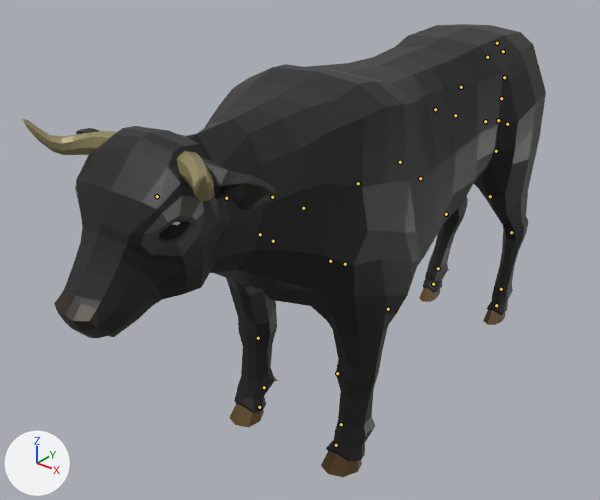
The glTF model demo/animals/Bull.glb: old version first, new version second.
One viewpoint serves both versions: a 50 mm lens placed at (5.29, -8.57, 6.66), pointed at (-0.83, -0.91, 1.91). The axes (+X, +Y, +Z) are drawn at lower left. The lights are the same throughout. The first picture is the older version. The bones that change, and the others that lie on the model, are drawn over the model as lines.

Names of what the first picture shows: 'Cow'.
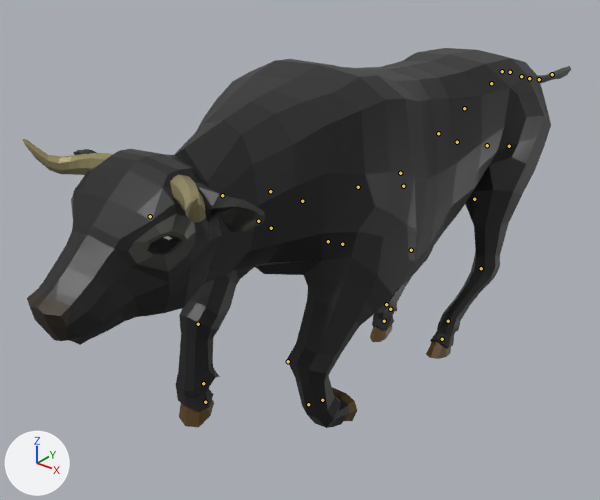
The newer file adds an action. The first version stands in its rest pose; the second is drawn at frame 7 of the action 'AnimalArmature|Gallop'.

What differs and where, as boxes [x1, y1, x2, y2] in the pictures (600 x 500 px):
'Cow', posed (16% shorter): before [22, 24, 546, 477]; after [22, 48, 571, 428]
bone 'Body', root to tip: before (388, 309) to (388, 306); after (390, 309) to (390, 306)
bone 'Back', root to tip: before (487, 57) to (487, 57); after (491, 83) to (491, 83)
bone 'Neck1', root to tip: before (303, 208) to (303, 207); after (302, 201) to (302, 201)
bone 'Neck2', root to tip: before (272, 197) to (272, 197); after (270, 191) to (270, 191)
bone 'Neck3', root to tip: before (226, 198) to (226, 198); after (222, 195) to (222, 195)
bone 'Head', root to tip: before (157, 196) to (156, 197); after (150, 216) to (149, 217)
bone 'FrontShoulder.L', root to tip: before (330, 261) to (331, 261); after (328, 241) to (328, 241)
bone 'FrontUpperLeg.L', root to tip: before (345, 264) to (345, 265); after (342, 244) to (342, 245)
bone 'FrontLowerLeg.L', root to tip: before (337, 373) to (337, 374); after (288, 361) to (288, 362)
bone 'FrontShoulder.R', root to tip: before (273, 241) to (272, 240); after (271, 228) to (270, 227)
bone 'FrontUpperLeg.R', root to tip: before (260, 234) to (260, 235); after (258, 221) to (257, 222)
bone 'FrontLowerLeg.R', root to tip: before (258, 338) to (258, 339); after (198, 324) to (198, 325)
bone 'BackShoulder.L', root to tip: before (485, 121) to (486, 121); after (487, 145) to (487, 145)
bone 'BackLeg.L', root to tip: before (507, 124) to (507, 125); after (509, 146) to (508, 146)
bone 'BackUpperLeg.L', root to tip: before (490, 196) to (490, 197); after (474, 199) to (474, 199)
bone 'BackLowerLeg.L', root to tip: before (511, 232) to (511, 233); after (481, 268) to (480, 269)
bone 'BackShoulder.R', root to tip: before (455, 115) to (455, 115); after (457, 142) to (456, 142)
bone 'BackLeg.R', root to tip: before (435, 109) to (435, 110); after (438, 133) to (438, 134)
bone 'BackUpperLeg.R', root to tip: before (420, 178) to (421, 179); after (403, 186) to (403, 186)
bone 'BackLowerLeg.R', root to tip: before (446, 214) to (446, 214); after (411, 250) to (410, 250)
bone 'Tail2', root to tip: before (497, 43) to (497, 43); after (502, 71) to (502, 71)
bone 'Tail3', root to tip: before (503, 51) to (503, 52); after (510, 72) to (510, 72)
bone 'Tail4', root to tip: before (504, 77) to (504, 77); after (521, 76) to (521, 76)
bone 'Tail5', root to tip: before (501, 98) to (501, 98); after (529, 78) to (530, 78)
bone 'Tail6', root to tip: before (498, 120) to (498, 121); after (539, 79) to (539, 79)
bone 'IKBackLeg.L', root to tip: before (501, 289) to (501, 290); after (448, 321) to (447, 322)
bone 'IKFrontLeg.L', root to tip: before (341, 424) to (340, 426); after (308, 404) to (309, 404)
bone 'IKBackLeg.R', root to tip: before (438, 268) to (437, 270); after (386, 304) to (386, 306)
bone 'IKFrontLeg.R', root to tip: before (264, 387) to (264, 389); after (203, 383) to (203, 385)

The change in detail:
Bone 'Body' (bone_body) moves from (0.0, 0.0, 0.0) to (0.0001, -0.0001, -0.0004).
Bone 'Body' (bone_body) turns from (0, 0, 0) to (-6, -1, 0) degrees about its own x, y and z.
Bone 'Back' (bone_back) moves from (0.0, 0.0, 0.0) to (0.0001, 0.0028, 0.0004).
Bone 'Neck1' (bone_neck1) turns from (0, 0, 0) to (-8, 0, 0) degrees about its own x, y and z.
Bone 'Neck2' (bone_neck2) turns from (0, 0, 0) to (-1, 0, 0) degrees about its own x, y and z.
Bone 'Neck3' (bone_neck3) turns from (0, 0, 0) to (-11, 0, 0) degrees about its own x, y and z.
Bone 'Head' (bone_head) turns from (0, 0, 0) to (29, 0, 0) degrees about its own x, y and z.
Bone 'FrontShoulder.L' (bone_frontshoulder_l) moves from (0.0, 0.0, 0.0) to (-0.0016, 0.0002, -0.0001).
Bone 'FrontUpperLeg.L' (bone_frontupperleg_l) turns from (0, 0, 0) to (-33, 1, -1) degrees about its own x, y and z.
Bone 'FrontLowerLeg.L' (bone_frontlowerleg_l) turns from (0, 0, 0) to (-56, 0, 0) degrees about its own x, y and z.
Bone 'FrontShoulder.R' (bone_frontshoulder_r) moves from (0.0, 0.0, 0.0) to (0.0009, 0.0001, -0.0001).
Bone 'FrontUpperLeg.R' (bone_frontupperleg_r) turns from (0, 0, 0) to (-39, 2, -2) degrees about its own x, y and z.
Bone 'FrontLowerLeg.R' (bone_frontlowerleg_r) turns from (0, 0, 0) to (-38, 0, 0) degrees about its own x, y and z.
Bone 'BackShoulder.L' (bone_backshoulder_l) turns from (0, 0, 0) to (-3, -34, 8) degrees about its own x, y and z.
Bone 'BackLeg.L' (bone_backleg_l) turns from (0, 0, 0) to (-3, -2, 4) degrees about its own x, y and z.
Bone 'BackUpperLeg.L' (bone_backupperleg_l) turns from (0, 0, 0) to (14, 1, 3) degrees about its own x, y and z.
Bone 'BackLowerLeg.L' (bone_backlowerleg_l) turns from (0, 0, 0) to (17, 0, -1) degrees about its own x, y and z.
Bone 'BackShoulder.R' (bone_backshoulder_r) moves from (0.0, 0.0, 0.0) to (-0.0005, 0.0, 0.0).
Bone 'BackShoulder.R' (bone_backshoulder_r) turns from (0, 0, 0) to (-1, 30, -8) degrees about its own x, y and z.
Bone 'BackLeg.R' (bone_backleg_r) turns from (0, 0, 0) to (-3, 2, -3) degrees about its own x, y and z.
Bone 'BackUpperLeg.R' (bone_backupperleg_r) turns from (0, 0, 0) to (11, -1, -3) degrees about its own x, y and z.
Bone 'BackLowerLeg.R' (bone_backlowerleg_r) turns from (0, 0, 0) to (9, 0, 1) degrees about its own x, y and z.
Bone 'Tail2' (bone_tail2) turns from (0, 0, 0) to (30, 0, 0) degrees about its own x, y and z.
Bone 'Tail3' (bone_tail3) turns from (0, 0, 0) to (28, 0, -1) degrees about its own x, y and z.
Bone 'Tail4' (bone_tail4) turns from (0, 0, 0) to (25, 0, 0) degrees about its own x, y and z.
Bone 'Tail5' (bone_tail5) turns from (0, 0, 0) to (2, 0, 0) degrees about its own x, y and z.
Bone 'Tail6' (bone_tail6) turns from (0, 0, 0) to (7, 0, 0) degrees about its own x, y and z.
Bone 'IKBackLeg.L' (bone_ikbackleg_l) moves from (0.0, 0.0, 0.0) to (0.0, 0.0043, -0.0166).
Bone 'IKBackLeg.L' (bone_ikbackleg_l) turns from (0, 0, 0) to (-11, 0, 0) degrees about its own x, y and z.
Bone 'IKFrontLeg.L' (bone_ikfrontleg_l) moves from (0.0, 0.0, 0.0) to (0.0, -0.0038, -0.0083).
Bone 'IKFrontLeg.L' (bone_ikfrontleg_l) turns from (0, 0, 0) to (93, 0, 0) degrees about its own x, y and z.
Bone 'IKBackLeg.R' (bone_ikbackleg_r) moves from (0.0, 0.0, 0.0) to (0.0, 0.0057, -0.0142).
Bone 'IKBackLeg.R' (bone_ikbackleg_r) turns from (0, 0, 0) to (10, 0, 0) degrees about its own x, y and z.
Bone 'IKFrontLeg.R' (bone_ikfrontleg_r) moves from (0.0, 0.0, 0.0) to (0.0, -0.002, -0.0122).
Bone 'IKFrontLeg.R' (bone_ikfrontleg_r) turns from (0, 0, 0) to (25, 0, 0) degrees about its own x, y and z.
